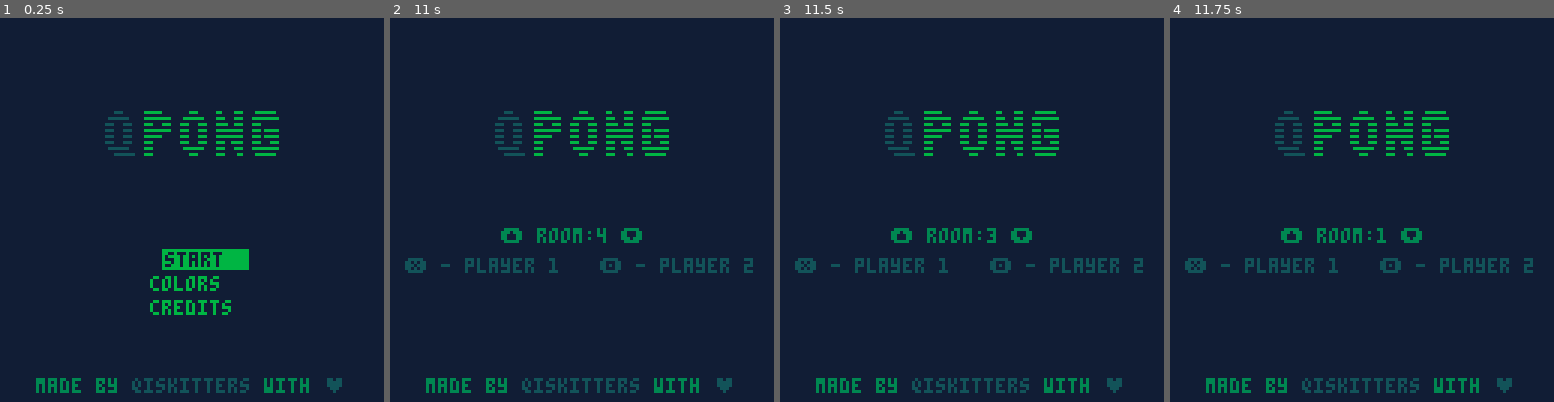
Above: before the commit, frames 1-4 (left to right).
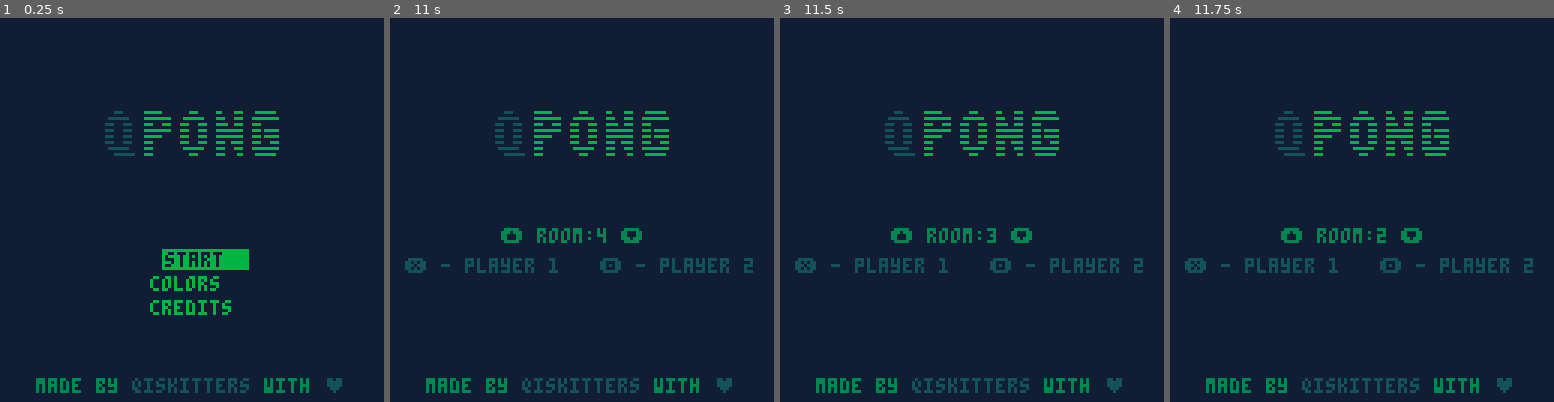
Above: after the commit, the same moments.

Repository: QPong/QPong-PICO-8
Game: PICO-8 cartridge qpong.p8
Two runs of this game, one before a commit and one after it. Both use one fixed random seed, a clock stepped at 60 frames per second and the inputs below.
Inputs:
- Up to frame 1 (0.25 s): no input
- Up to frame 2 (11 s): tap O (Z key) at 0.33, 1.07, 2.22, 3.72, 5.22, 6.72, 8.22, 9.72 s; tap Down at 0.7 s; tap X (X key) at 1.43, 2.07, 2.82, 3.57, 4.32, 5.07, 5.82, 6.57, 7.32, 8.07, 8.82, 9.57, 10.32 s; hold Up 1.97-2.63 s; hold Right 2.68-3.02 s; hold Down 3.07-3.73 s; hold Left 3.78-4.12 s; hold Up 4.17-4.5 s; hold Left 4.55-5.05 s; hold Right 5.1-5.93 s; hold Up 5.98-6.65 s; hold Right 6.7-7.03 s; hold Down 7.08-7.75 s; hold Left 7.8-8.13 s; hold Up 8.18-8.52 s; hold Left 8.57-9.07 s; hold Right 9.12-9.95 s; hold Up 10-10.67 s; hold Right from 10.72 s (still down)
- Up to frame 3 (11.5 s): release Right at 11.05 s; tap X (X key) at 11.07 s; hold Down from 11.1 s (still down); tap O (Z key) at 11.22 s
- Up to frame 4 (11.75 s): keep holding Down

Frames 1-3 are identical in both runs. In frame 4, less than 0.1% of the frame differs, in the area x 53-57%, y 54-58%.

Commit message:
fix:  disappearing gpio data

Diff:
--- a/qpong.p8
+++ b/qpong.p8
@@ -40,30 +40,30 @@
 lookup["ball_y_pos_rem"]  = 0x5f87
 lookup["ball_x_spd_flr"]  = 0x5f88
 lookup["ball_x_spd_rem"]  = 0x5f89
-lookup["ball_x_spd_dir"]  = 0x5f90
-lookup["ball_y_spd_flr"]  = 0x5f91
-lookup["ball_y_spd_rem"]  = 0x5f92
-lookup["ball_y_spd_dir"]  = 0x5f93
-lookup["player_1_joined"] = 0x5f94
-lookup["player_1_y"]  = 0x5f95
-lookup["player_1_prob_1"]  = 0x5f96
-lookup["player_1_prob_2"]  = 0x5f97
-lookup["player_1_prob_3"]  = 0x5f98
-lookup["player_1_prob_4"]  = 0x5f99
-lookup["player_1_prob_5"]  = 0x5f9a
-lookup["player_1_prob_6"]  = 0x5f9b
-lookup["player_1_prob_7"]  = 0x5f9c
-lookup["player_1_prob_8"]  = 0x5f9d
-lookup["player_2_joined"] = 0x5f9e
-lookup["player_2_y"]  = 0x5f9f
-lookup["player_2_prob_1"]  = 0x5fa0
-lookup["player_2_prob_2"]  = 0x5fa1
-lookup["player_2_prob_3"]  = 0x5fa2
-lookup["player_2_prob_4"]  = 0x5fa3
-lookup["player_2_prob_5"]  = 0x5fa4
-lookup["player_2_prob_6"]  = 0x5fa5
-lookup["player_2_prob_7"]  = 0x5fa6
-lookup["player_2_prob_8"]  = 0x5fa7
+lookup["ball_x_spd_dir"]  = 0x5f8a
+lookup["ball_y_spd_flr"]  = 0x5f8b
+lookup["ball_y_spd_rem"]  = 0x5f8c
+lookup["ball_y_spd_dir"]  = 0x5f8d
+lookup["player_1_joined"] = 0x5f8e
+lookup["player_1_y"]  = 0x5f8f
+lookup["player_1_prob_1"]  = 0x5f90
+lookup["player_1_prob_2"]  = 0x5f91
+lookup["player_1_prob_3"]  = 0x5f92
+lookup["player_1_prob_4"]  = 0x5f93
+lookup["player_1_prob_5"]  = 0x5f94
+lookup["player_1_prob_6"]  = 0x5f95
+lookup["player_1_prob_7"]  = 0x5f96
+lookup["player_1_prob_8"]  = 0x5f97
+lookup["player_2_joined"] = 0x5f98
+lookup["player_2_y"]  = 0x5f99
+lookup["player_2_prob_1"]  = 0x5f9a
+lookup["player_2_prob_2"]  = 0x5f9b
+lookup["player_2_prob_3"]  = 0x5f9c
+lookup["player_2_prob_4"]  = 0x5f9d
+lookup["player_2_prob_5"]  = 0x5f9e
+lookup["player_2_prob_6"]  = 0x5f9f
+lookup["player_2_prob_7"]  = 0x5fa0
+lookup["player_2_prob_8"]  = 0x5fa1
 
 -- nset, takes in a lookup key
 --  and a value to write to
@@ -100,7 +100,7 @@
 ----------------
 
 -- globals
-win_score = 7
+win_score = 4
 scored = 1
 blink_timer = 0
 shots=255
@@ -114,13 +114,13 @@
 -- ball
 ball_color = 7
 ball_width = 2
-ball_speedup = 0.5
+ball_speedup = 0.05
 
 -- court
 court = {
-  left = 0.001,
+  left = 0.5,
   right = 127,
-  top = 0.001,
+  top = 0.5,
   bottom = 82,
   right_edge = 107, --when ball collide this line, measure player 2 circuit
   left_edge = 20, --when ball collide this line, measure player 1 circuit
@@ -191,19 +191,19 @@
 ----------------
 function set_scene(s)
     if s == "title" then
-        _update60 = update_title
+        _update = update_title
         _draw = draw_title
     elseif s == "game" then
-        _update60 = update_game
+        _update = update_game
         _draw = draw_game
     elseif s == "select" then
-        _update60 = player_select_update
+        _update = player_select_update
         _draw = player_select_draw
     elseif s == "game_over" then
-        _update60 = update_game_over
+        _update = update_game_over
         _draw = draw_game_over
     elseif s == "credits" then
-        _update60 = update_credits
+        _update = update_credits
         _draw = draw_credits
     end
 end
@@ -450,7 +450,9 @@
         ninc("score_1", 1)
         scored = 1
         if nget("score_1") < win_score then
-            --simulate_circuit(2)
+            if (nget("player_id") == 2) then
+              simulate_circuit(2)
+            end
             reset_ball()
         else
             set_scene("game_over")
@@ -462,6 +464,9 @@
         scored = 2
         if nget("score_2") < win_score then
             --simulate_circuit(1)
+            if (nget("player_id") == 1) then
+              simulate_circuit(1)
+            end
             reset_ball()
         else
             set_scene("game_over")
@@ -471,14 +476,12 @@
 
 
 function update_ball()
-    local dir_x = 0
-    local dir_y = 0
     local new_dx = 0
     local new_dy = 0
 
     -- collide with court
-    if nget_float("ball_y_pos") + ball_width >= court.bottom - 1
-    or nget_float("ball_y_pos") <= court.top + 1 then
+    if nget_float("ball_y_pos") + ball_width >= court.bottom
+    or nget_float("ball_y_pos") <= court.top then
         nset("ball_y_spd_dir", (nget("ball_y_spd_dir") + 1) % 2)
         sfx(2)
     end
@@ -486,87 +489,64 @@
     -- collide with player 1
     if nget("ball_x_spd_dir") == 0
         and nget_float("ball_x_pos") <= player_1_x + player_width
-        and nget_float("ball_x_pos") >= player_1_x
+        and nget_float("ball_x_pos") > player_1_x
         and (((nget_float("ball_y_pos") + ball_width <= nget("player_1_y") + player_height)
         and (nget_float("ball_y_pos") + ball_width >= nget("player_1_y")))
         or ((nget_float("ball_y_pos") <= nget("player_1_y") + player_height)
         and (nget_float("ball_y_pos") >= nget("player_1_y"))))
      then
-        new_dy = nget_float("ball_y_spd") - 1.7 * ball_speedup
+        new_dy = (-(-1)^nget("ball_y_spd_dir")) * nget_float("ball_y_spd") - 2.0 * ball_speedup
         nset_float("ball_y_spd", abs(new_dy))
 
         if new_dy < 0 then
+          nset("ball_y_spd_dir", 0)
+        else
           nset("ball_y_spd_dir", 1)
+        end
+
+        new_dx = -(-nget_float("ball_x_spd") - ball_speedup)
+        nset_float("ball_x_spd", abs(new_dx))
+
+        if new_dx < 0 then
+          nset("ball_x_spd_dir", 0)
         else
-          nset("ball_y_spd_dir", 0)
-        end
-
-        new_dx = -(nget_float("ball_x_spd") - ball_speedup)
-        nset_float("ball_x_spd", abs(new_dx))
-
-        if new_dx < 0 then
           nset("ball_x_spd_dir", 1)
-        else
-          nset("ball_x_spd_dir", 0)
-        end
-
-        --nget("ball_x_spd", -(nget("ball_x_spd") - 2.0 * ball_speedup))
-        --nset("ball_x_spd_dir", (nget("ball_x_spd_dir") + 1) % 2)
-        --nset("ball_y_spd_dir", (nget("ball_y_spd_dir") + 1) % 2)
+        end
         sfx(1)
      end
 
     -- collide with player 2
     if nget("ball_x_spd_dir") == 1
         and nget_float("ball_x_pos") <= player_2_x + player_width
-        and nget_float("ball_x_pos") >= player_2_x
+        and nget_float("ball_x_pos") > player_2_x
         and (((nget_float("ball_y_pos") + ball_width <= nget("player_2_y") + player_height)
         and (nget_float("ball_y_pos") + ball_width >= nget("player_2_y")))
         or ((nget_float("ball_y_pos") <= nget("player_2_y") + player_height)
         and (nget_float("ball_y_pos") >= nget("player_2_y"))))
      then
-        new_dy = nget_float("ball_y_spd") - 1.7 * ball_speedup
+        new_dy = (-(-1)^nget("ball_y_spd_dir")) * nget_float("ball_y_spd") - 2.0 * ball_speedup
         nset_float("ball_y_spd", abs(new_dy))
 
         if new_dy < 0 then
+          nset("ball_y_spd_dir", 0)
+        else
           nset("ball_y_spd_dir", 1)
-        else
-          nset("ball_y_spd_dir", 0)
         end
 
         new_dx = -(nget_float("ball_x_spd") - ball_speedup)
         nset_float("ball_x_spd", abs(new_dx))
 
         if new_dx < 0 then
+          nset("ball_x_spd_dir", 0)
+        else
           nset("ball_x_spd_dir", 1)
-        else
-          nset("ball_x_spd_dir", 0)
-        end
-
-        --nget("ball_x_spd", -(nget("ball_x_spd") - 2.0 * ball_speedup))
-        --nset("ball_x_spd_dir", (nget("ball_x_spd_dir") + 1) % 2)
-        --nset("ball_y_spd_dir", (nget("ball_y_spd_dir") + 1) % 2)
+        end
         sfx(1)
      end
 
     -- ball movement
-    dir_x = nget("ball_x_spd_dir")
-    dir_y = nget("ball_y_spd_dir")
-
-    new_dx = 0
-    new_dy = 0
-
-    if dir_x == 0 then
-        new_dx = nget_float("ball_x_pos") - nget_float("ball_x_spd")
-    else
-        new_dx = nget_float("ball_x_pos") + nget_float("ball_x_spd")
-    end
-
-    if dir_y == 0 then
-        new_dy = nget_float("ball_y_pos") - nget_float("ball_y_spd")
-    else
-        new_dy = nget_float("ball_y_pos") + nget_float("ball_y_spd")
-    end
+    new_dx = nget_float("ball_x_pos") -(-1)^(nget("ball_x_spd_dir")) * nget_float("ball_x_spd")
+    new_dy = nget_float("ball_y_pos") -(-1)^(nget("ball_y_spd_dir")) * nget_float("ball_y_spd")
 
     nset_float("ball_x_pos", abs(new_dx))
     nset_float("ball_y_pos", abs(new_dy))
@@ -640,8 +620,8 @@
 
 function reset_ball()
     nset_float("ball_x_pos", 63)
-    nset_float("ball_y_pos", 33 + rnd(5))
-    nset_float("ball_x_spd", 0.7)
+    nset_float("ball_y_pos", 33)
+    nset_float("ball_x_spd", 0.8)
     nset_float("ball_y_spd", 0.8)
 
     if scored == 1 then
@@ -679,7 +659,7 @@
     nset("room_id", (nget("room_id")-1)%5)
   end
 
-  if ((nget("player_1_joined") != 0) and (nget("player_2_joined") != 0)) then
+  if ((nget("player_1_joined") == 1) and (nget("player_2_joined") == 1)) then
     init_qpong_game()
   end
 end
@@ -699,8 +679,12 @@
 -- game over
 ----------------
 function update_game_over()
+    nset("player_id", 0)
+    nset("player_1_joined", 0)
+    nset("player_2_joined", 0)
+
     if btnp(4) then
-        init_qpong_game()
+      set_scene("select")
     end
 end
 
@@ -709,7 +693,7 @@
 
     blink_timer = (blink_timer + 1) % 60
 
-    if scored == 1 then
+    if scored == nget("player_id") then
         -- player win
         print("you demonstrated", 8, 28, 8)
 
@@ -735,7 +719,8 @@
 
     -- restart
     if blink_timer < 40 then
-        print("press z/\142 to restart", 24, 80, 10)
+        print("press z to restart", 24, 80, 10)
+        print("press \142 to share score", 24, 90, 10)
     end
 end
 
@@ -743,7 +728,7 @@
 -- credits
 ----------------
 function update_credits()
-    if btnp(4) then
+    if btnp(5) then
         set_scene("title")
     end
 end
@@ -847,12 +832,28 @@
 end
 
 function update_cursor()
-    if (btnp(2)) menu.sel-=1 cx=menu.x sfx(0)
-    if (btnp(3)) menu.sel+=1 cx=menu.x sfx(0)
-    if (btnp(4)) cx=menu.x sfx(1)
-    if (btnp(5)) sfx(2)
-    if (menu.sel>menu.amt) menu.sel=1
-    if (menu.sel<=0) menu.sel=menu.amt
+    if (btnp(2)) then
+      menu.sel-=1
+      cx=menu.x sfx(0)
+    end
+    if (btnp(3)) then
+      menu.sel+=1
+      cx=menu.x
+      sfx(0)
+    end
+    if (btnp(4)) then
+      cx=menu.x
+      sfx(1)
+    end
+    if (btnp(5)) then
+      sfx(2)
+    end
+    if (menu.sel>menu.amt) then
+      menu.sel=1
+    end
+    if (menu.sel<=0) then
+      menu.sel=menu.amt
+    end
 
     cx=lerp(cx,menu.x+5,0.5)
 end
@@ -896,7 +897,9 @@
 end
 
 function update_settings()
-    if (btnp(5)) init_menu()
+    if (btnp(5)) then
+      init_menu()
+    end
     if btnp(4) and menu_timer>1 then
         if menu.options[menu.sel]=="gameboy" then
             gb_palette()
Not shown, changed: 129 lines of the sprite sheet (__gfx__) section of qpong.p8
Not shown, changed: the thumbnail (__label__) section of qpong.p8
Not shown, changed: qpong.html
Not shown, changed: qpong.js
Not shown, changed: qpong.p8.bak
Not shown, changed: server.js
